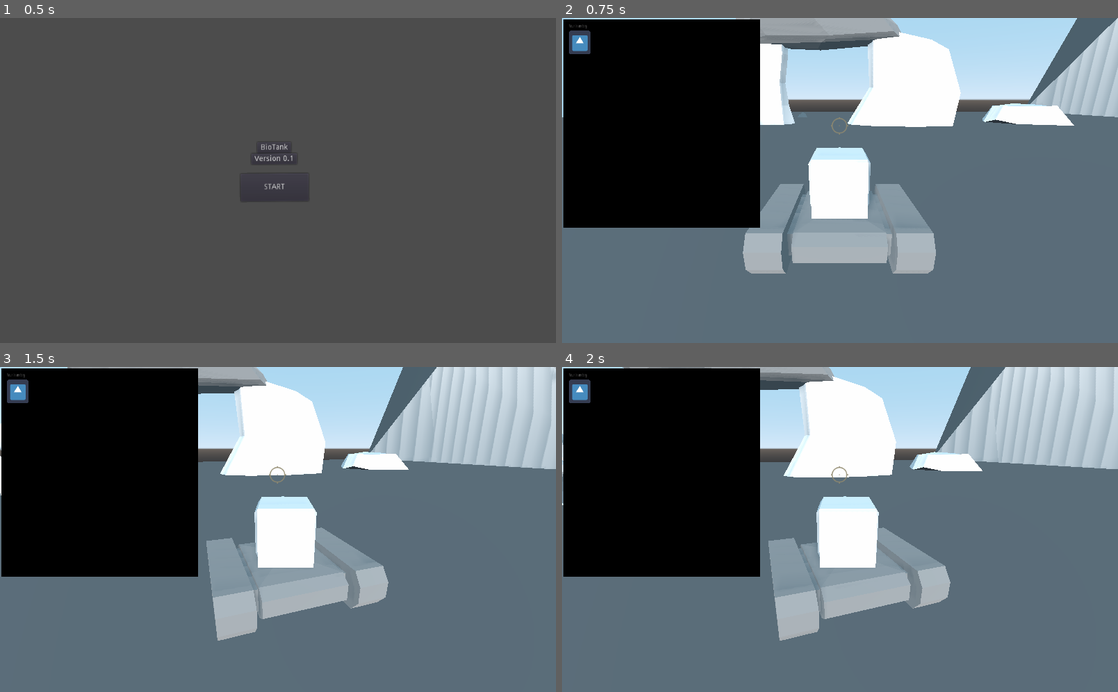
Above: before the commit, frames 1-4 (two rows, left to right).
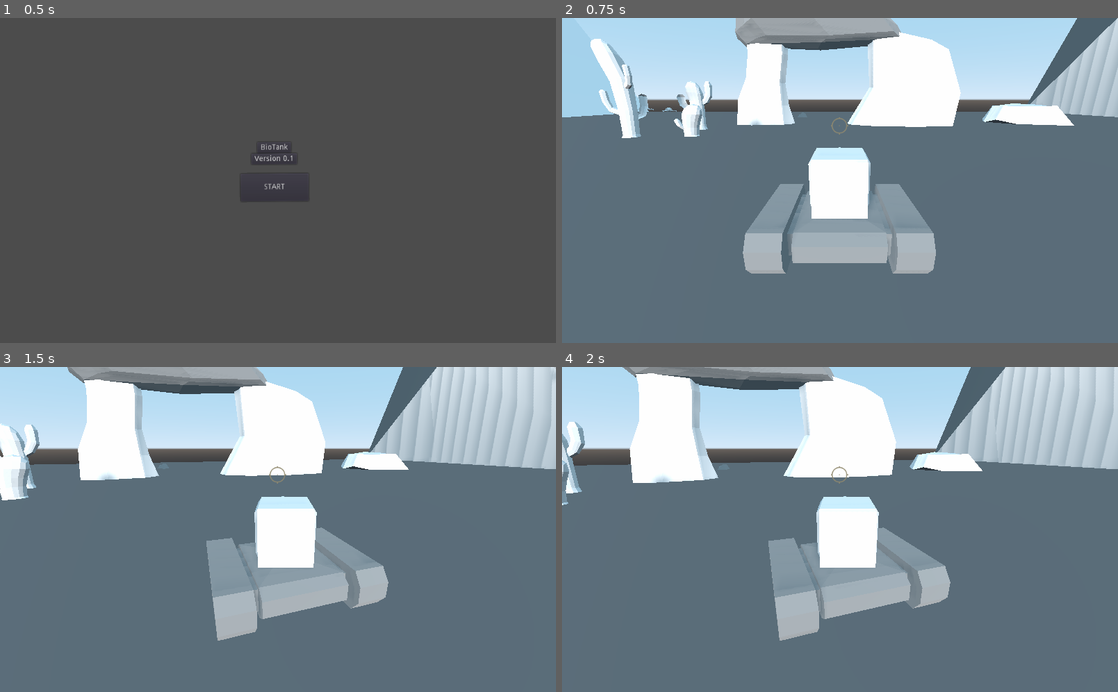
Above: after the commit, the same moments.

Repository: HelmetBugg/BioTank
Game: Godot game, scene res://Title.tscn
Same seed, same stepped clock (60 frames per second), same inputs: the game is played once before the commit and once after it. The engine's default icon, where the game draws it, is replaced by a stand-in: a white triangle on a blue panel in a dark square.
Inputs (mouse positions are in pixels of both pictures, inside the frame that each line leads up to):
- Up to frame 1 (0.5 s): no input
- Up to frame 2 (0.75 s): click "START" at 0.5 s
- Up to frame 3 (1.5 s): tap Enter at 1.25 s; move the mouse to (305, 529) at 1.27 s; press the mouse at (305, 529) at 1.28 s; hold W (forward) from 1.28 s (still down)
- Up to frame 4 (2 s): keep holding W (forward)

Frame 1 is identical in both runs. In frame 2, 23% of the frame differs, in the area x 0-36%, y 0-65%; in frame 3, 23%; in frame 4, 23%.

Commit message:
fixed item dragging

Diff:
--- a/InventoryItem.gd
+++ b/InventoryItem.gd
@@ -3,7 +3,6 @@
 var grabbed_offset = Vector2()
 var original_position = Vector2()
 var dragging = false
-
 
 func _process(delta):
 	if dragging:
@@ -22,3 +21,13 @@
 		elif event.button_index == BUTTON_LEFT and !event.pressed:
 			position = original_position
 			dragging = false
+
+
+
+
+func _on_Area2D_input_event(viewport, event, shape_idx):
+	print("area2D") # Replace with function body.
+
+
+func _on_Area2D_area_entered(area):
+	print("area2D") # Replace with function body.
--- a/Player.gd
+++ b/Player.gd
@@ -9,6 +9,7 @@
 var enemyInventoryInRange = false
 
 func _ready():
+	$InventoryContainer.set_mouse_filter(Control.MOUSE_FILTER_IGNORE)
 	Input.set_mouse_mode(Input.MOUSE_MODE_CAPTURED)
 	yield(get_tree(), "idle_frame")
 	get_tree().call_group("enemies", "set_player", self)
--- a/Player.tscn
+++ b/Player.tscn
@@ -11,25 +11,6 @@
 
 [sub_resource type="BoxShape" id=2]
 extents = Vector3( 1.59728, 0.613283, 1.3074 )
-
-[sub_resource type="GDScript" id=3]
-script/source = "extends CenterContainer
-
-
-# Declare member variables here. Examples:
-# var a = 2
-# var b = \"text\"
-
-
-# Called when the node enters the scene tree for the first time.
-func _ready():
-	pass # Replace with function body.
-
-
-# Called every frame. 'delta' is the elapsed time since the previous frame.
-#func _process(delta):
-#	pass
-"
 
 [sub_resource type="RectangleShape2D" id=5]
 extents = Vector2( 57.5865, 32.4211 )
@@ -82,9 +63,9 @@
 texture = ExtResource( 2 )
 
 [node name="InventoryContainer" type="CenterContainer" parent="."]
+visible = false
 margin_right = 1026.0
 margin_bottom = 604.0
-script = SubResource( 3 )
 
 [node name="PlayerInventory" type="Sprite" parent="InventoryContainer"]
 position = Vector2( 183.625, 194.625 )
@@ -101,6 +82,7 @@
 
 [node name="ItemBody" type="KinematicBody2D" parent="InventoryContainer/PlayerInventory"]
 position = Vector2( -424, -220 )
+input_pickable = true
 script = ExtResource( 8 )
 
 [node name="InventoryItem" type="Sprite" parent="InventoryContainer/PlayerInventory/ItemBody"]
@@ -108,7 +90,6 @@
 texture = ExtResource( 7 )
 
 [node name="CollisionShape2D" type="CollisionShape2D" parent="InventoryContainer/PlayerInventory/ItemBody"]
-position = Vector2( -0.525124, -0.500145 )
 shape = SubResource( 5 )
 
 [node name="EnemyInventory" type="Sprite" parent="InventoryContainer"]
Not shown: 1 places in Player.tscn that only renumber resources
